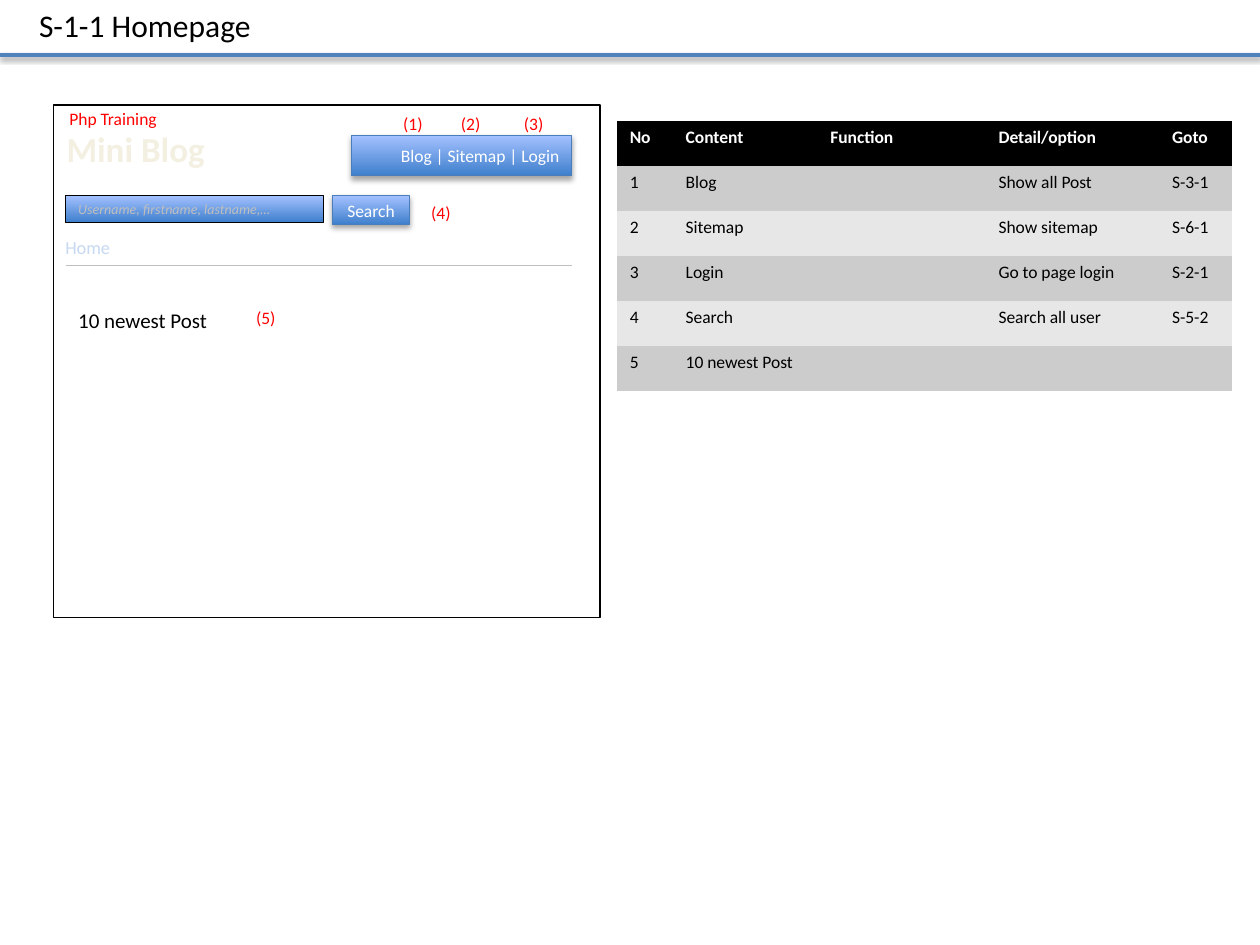
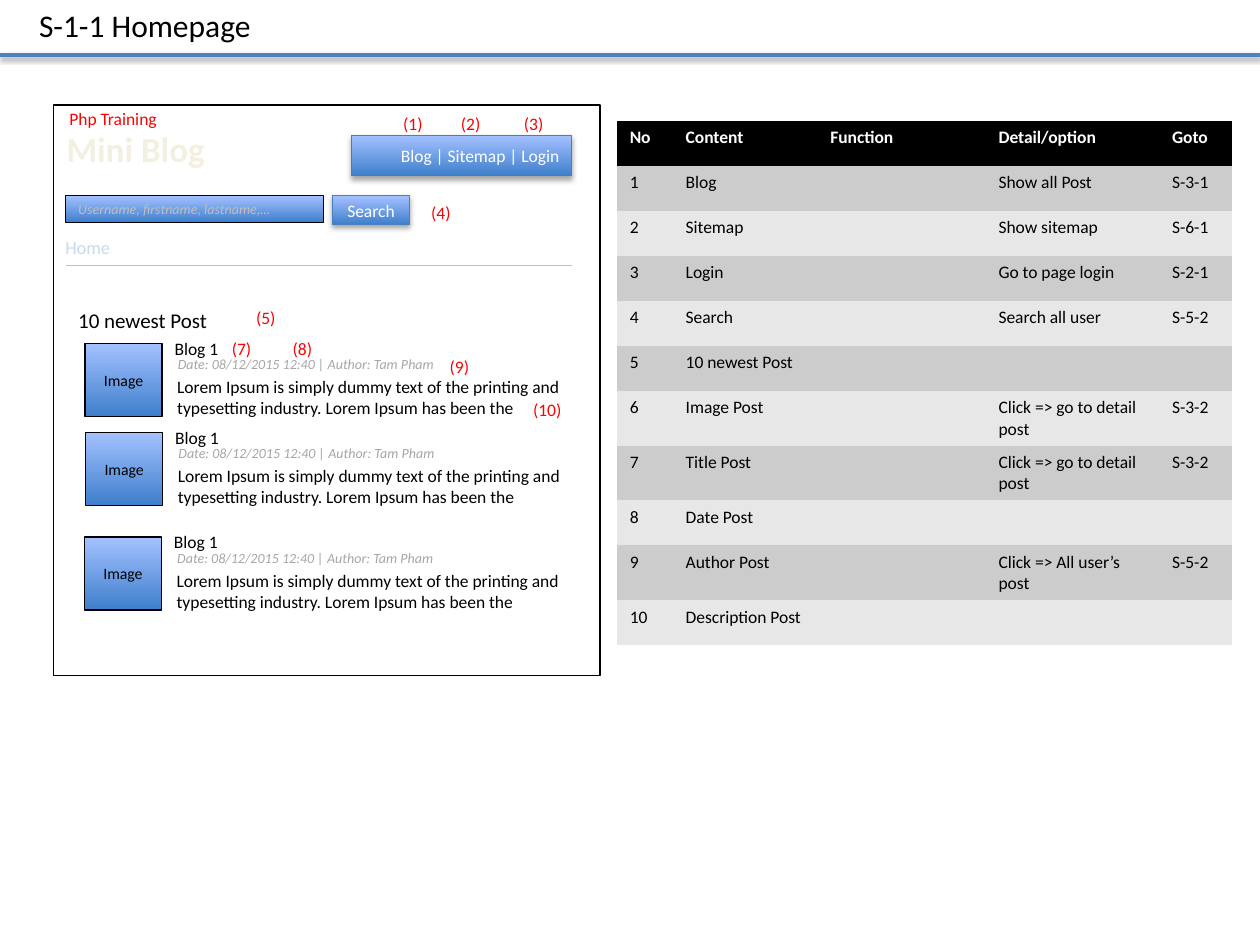
Before and after one commit to truong-vu-mulodo/mini-blog, a slide deck: slide 3 of php/tam-v.anh/doc/detail_design/frontend/wireframe/MiniBlog_Wireframe_Ver_0.1.0.pptx. Drawn at 1260x945 pixels with LibreOffice and Linux fonts; fonts in the diff are those of the drawing. Boxes give left, top, right and bottom in pixels: in the first picture for what was removed or moved away, otherwise in the second. Text is boxed around its words. In the diff, an @@ line names an element or a change of style, - is before the commit and + after.

Commit message:
fix sitemap, edit text, update homepage

```diff
--- a/php/tam-v.anh/doc/detail_design/frontend/wireframe/MiniBlog_Wireframe_Ver_0.1.0.pptx
+++ b/php/tam-v.anh/doc/detail_design/frontend/wireframe/MiniBlog_Wireframe_Ver_0.1.0.pptx
@@ rectangle: place and size @@
-rectangle at box(53, 105, 600, 616)
+rectangle at box(53, 105, 600, 675)
@@ table at box(617, 121, 1232, 645) @@
+row 7: 6 | Image Post |  | Click => go to detail post | S-3-2
+row 8: 7 | Title Post |  | Click => go to detail post | S-3-2
+row 9: 8 | Date Post |  |  | 
+row 10: 9 | Author Post |  | Click => All user’s post | S-5-2
+row 11: 10 | Description Post |  |  | 
@@ rectangle added at box(86, 343, 163, 416), fill gradient #3F80CE to #A4C4FF, outline #000000 0.75 pt, 9 pt, text #000000 @@
+Image
@@ text added at box(175, 343, 218, 358), 10 pt, text #000000 @@
+Blog 1
@@ text added at box(178, 359, 434, 370), 8 pt, text #A6A6A6, italic @@
+Date: 08/12/2015 12:40 | Author: Tam Pham
@@ text added at box(232, 342, 251, 358), 10 pt, text #FF0000 @@
+(7)
@@ text added at box(293, 342, 312, 358), 10 pt, text #FF0000 @@
+(8)
@@ text added at box(177, 381, 559, 417), 10 pt, text #000000 @@
+Lorem Ipsum is simply dummy text of the printing and typesetting industry. Lorem Ipsum has been the
@@ text added at box(450, 360, 469, 376), 10 pt, text #FF0000 @@
+(9)
@@ text added at box(533, 403, 561, 419), 10 pt, text #FF0000 @@
+(10)
@@ rectangle added at box(86, 432, 163, 505), fill gradient #3F80CE to #A4C4FF, outline #000000 0.75 pt, 9 pt, text #000000 @@
+Image
@@ text added at box(175, 432, 219, 447), 10 pt, text #000000 @@
+Blog 1
@@ text added at box(178, 448, 435, 459), 8 pt, text #A6A6A6, italic @@
+Date: 08/12/2015 12:40 | Author: Tam Pham
@@ text added at box(178, 470, 560, 506), 10 pt, text #000000 @@
+Lorem Ipsum is simply dummy text of the printing and typesetting industry. Lorem Ipsum has been the
@@ rectangle added at box(84, 537, 161, 610), fill gradient #3F80CE to #A4C4FF, outline #000000 0.75 pt, 9 pt, text #000000 @@
+Image
@@ text added at box(174, 536, 218, 551), 10 pt, text #000000 @@
+Blog 1
@@ text added at box(177, 553, 433, 563), 8 pt, text #A6A6A6, italic @@
+Date: 08/12/2015 12:40 | Author: Tam Pham
@@ text added at box(177, 575, 559, 611), 10 pt, text #000000 @@
+Lorem Ipsum is simply dummy text of the printing and typesetting industry. Lorem Ipsum has been the
```
Also in this commit, not shown: 2 other slides changed.
